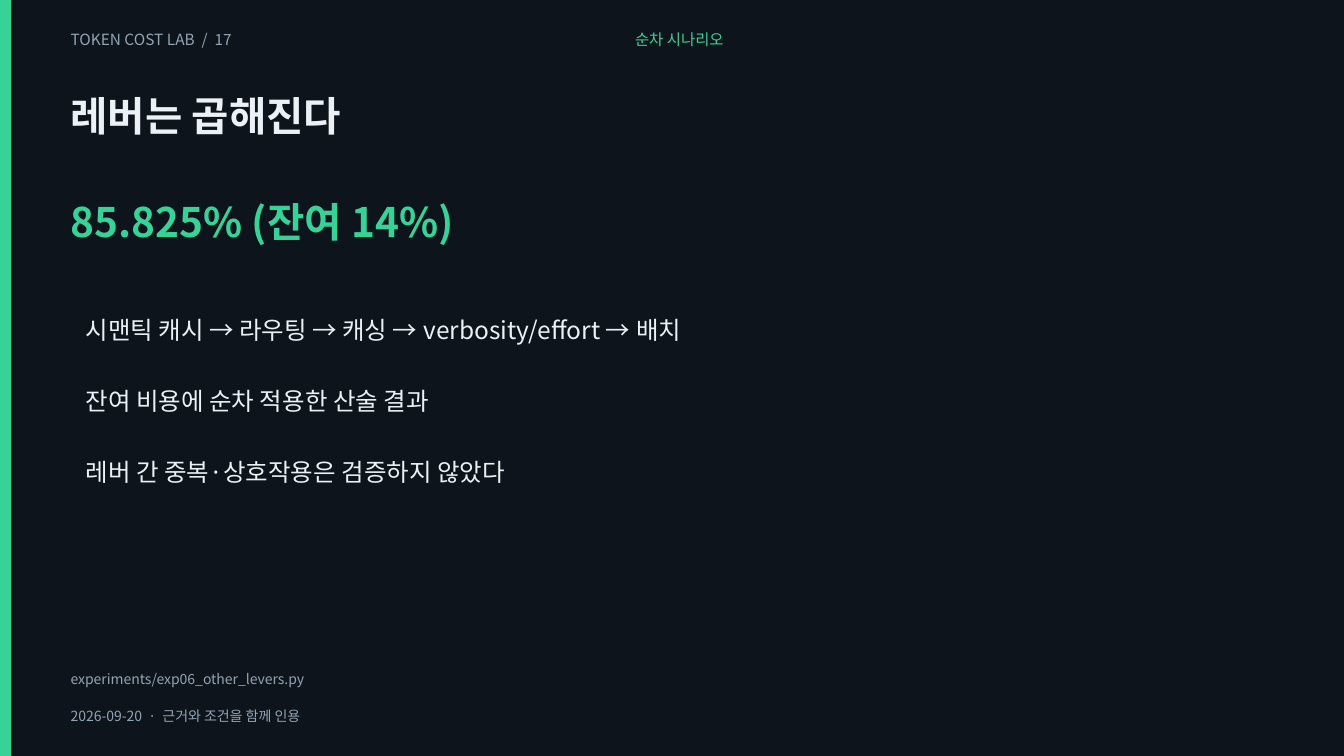
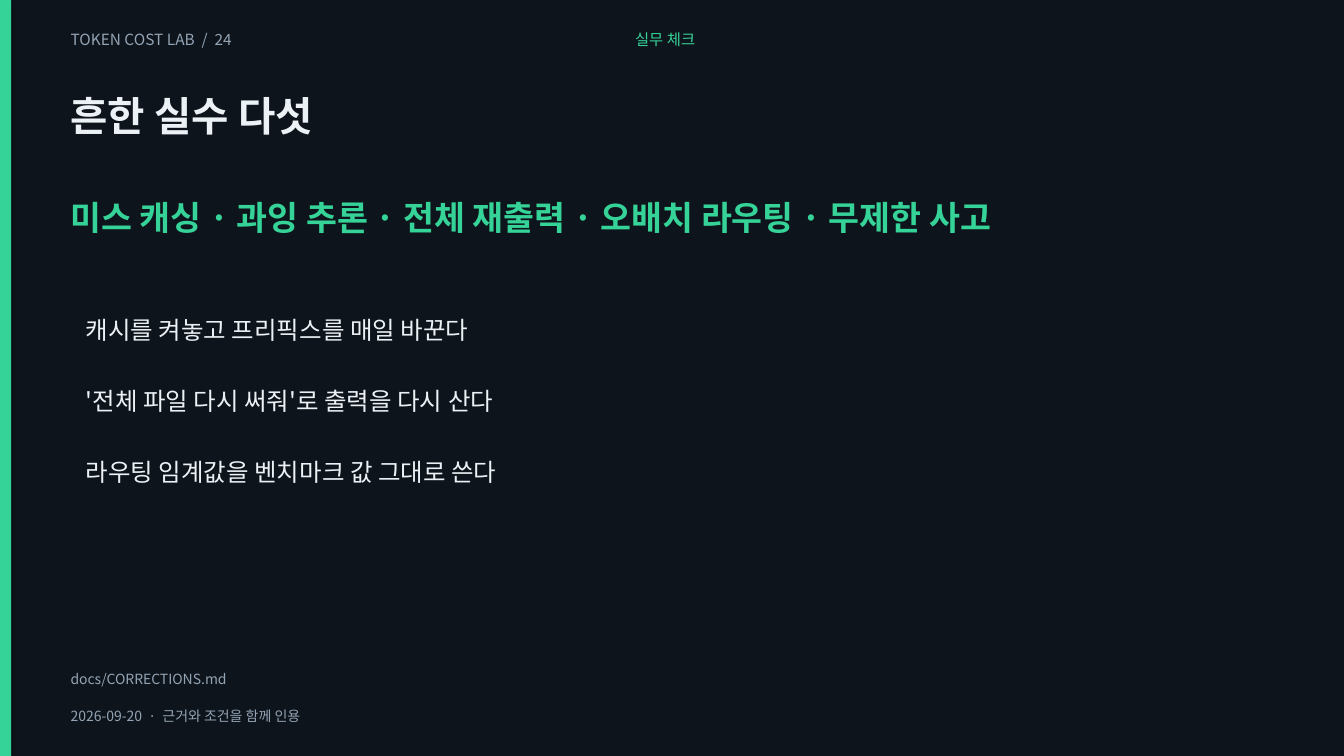
Before and after one commit to giyeop-cody/token-cost-lab, a slide deck: slide 24 of presentation/token_cost_main.pptx (slide 17 before the commit). Drawn at 1344x756 pixels with LibreOffice and Linux fonts; fonts in the diff are those of the drawing. Boxes give left, top, right and bottom in pixels: in the first picture for what was removed or moved away, otherwise in the second. Text is boxed around its words. In the diff, an @@ line names an element or a change of style, - is before the commit and + after.

```diff
--- a/presentation/token_cost_main.pptx
+++ b/presentation/token_cost_main.pptx
@@ text at (71,33,232,45): text changed @@
-TOKEN COST LAB / 17
+TOKEN COST LAB / 24
@@ text at (635,32,695,46): text changed @@
-순차 시나리오
+실무 체크
@@ text at (71,97,313,135): text changed @@
-레버는 곱해진다
+흔한 실수 다섯
@@ text at (71,202,991,233): text changed; size 29 to 24 pt @@
-85.825% (잔여 14%)
+미스 캐싱 · 과잉 추론 · 전체 재출력 · 오배치 라우팅 · 무제한 사고
@@ text at (86,318,469,341): text changed @@
-시맨틱 캐시 → 라우팅 → 캐싱 → verbosity/effort → 배치
+캐시를 켜놓고 프리픽스를 매일 바꾼다
@@ text at (86,389,493,412): text changed @@
-잔여 비용에 순차 적용한 산술 결과
+'전체 파일 다시 써줘'로 출력을 다시 산다
@@ text at (86,460,496,483): text changed @@
-레버 간 중복·상호작용은 검증하지 않았다
+라우팅 임계값을 벤치마크 값 그대로 쓴다
@@ text at (71,673,227,686): text changed @@
-experiments/exp06_other_levers.py
+docs/CORRECTIONS.md
```
Also in this commit, not shown: 15 other slides changed, 7 slides added, 2 slides removed, 40 other files.
